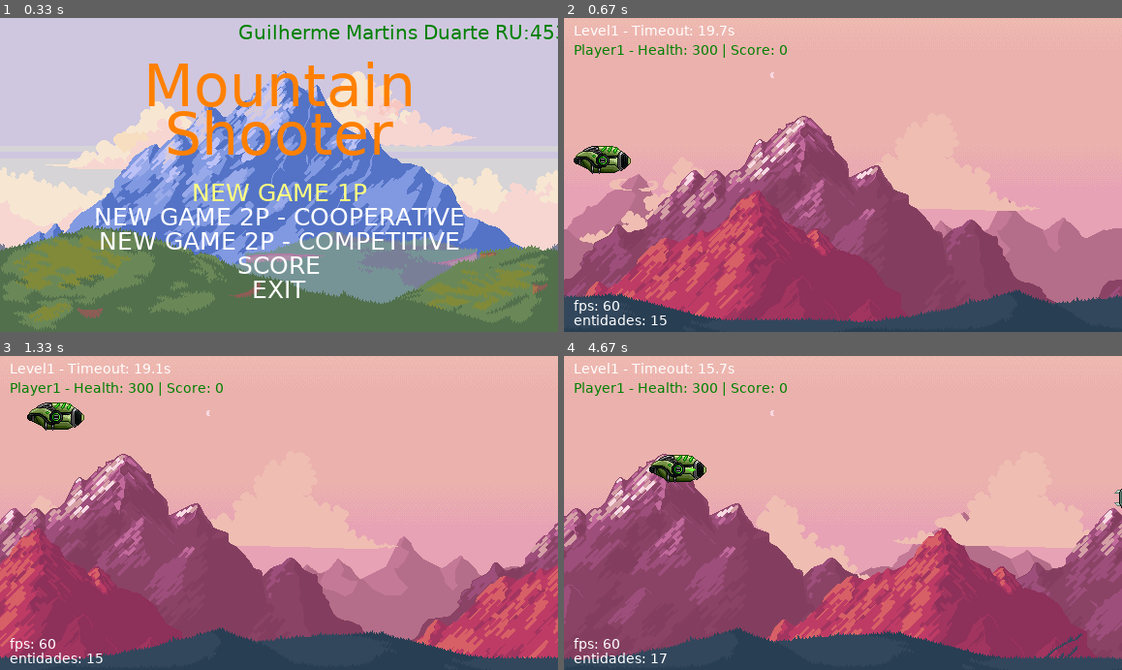
Above: before the commit, frames 1-4 (two rows, left to right).
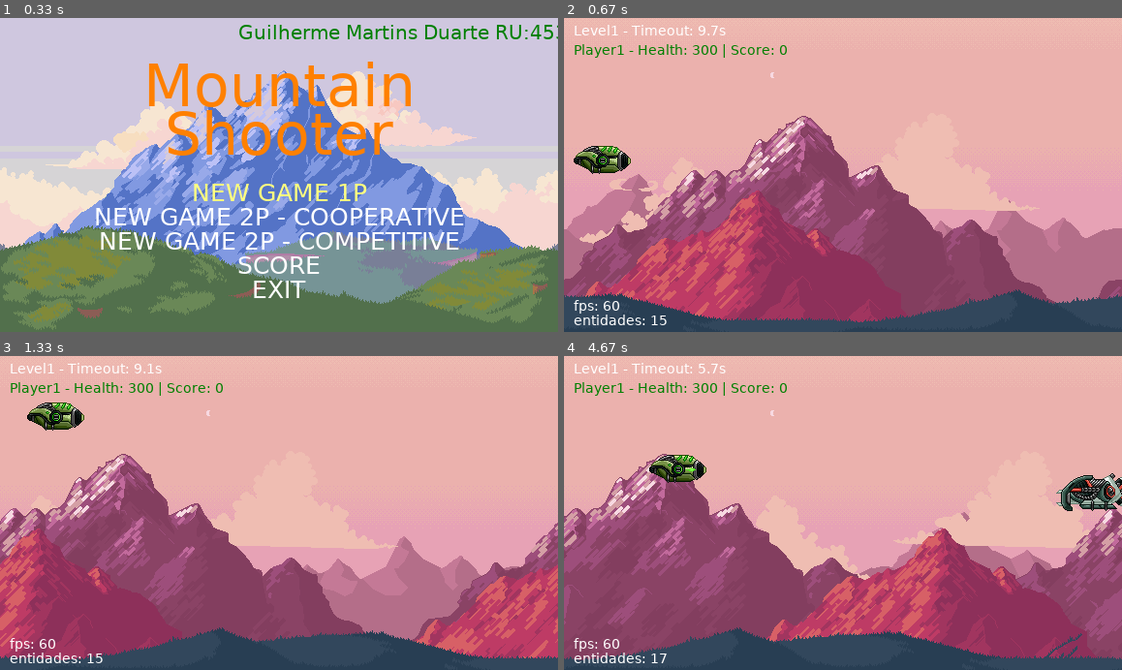
Above: after the commit, the same moments.

Repository: GuiMD/pygame_graduation
Game: pygame game, started from main.py
The game is run twice, just before and just after one commit, with the same random seed, the same clock (stepped at 60 frames per second) and the same inputs.
Inputs:
- Up to frame 1 (0.33 s): no input
- Up to frame 2 (0.67 s): tap Enter at 0.33 s
- Up to frame 3 (1.33 s): hold Up 0.67-1.13 s; hold Right from 1.22 s (still down); tap Right Ctrl at 1.28 s
- Up to frame 4 (4.67 s): tap Right Ctrl at 1.58, 1.78, 2.08, 2.35, 2.68, 2.98, 3.12, 3.52, 3.82, 4.18, 4.58 s; release Right at 1.68 s; hold Left 1.72-2.25 s; hold Down 2.28-2.58 s; hold Left 2.62-3.02 s; hold Up 3.05-3.42 s; hold Right 3.45-4.08 s; hold Down 4.12-4.48 s; hold Left from 4.52 s (still down)

Frame 1 is identical in both runs. In frame 2, less than 0.1% of the frame differs, in the area x 24-31%, y 2-6%; in frame 3, less than 0.1%; in frame 4, 1.1%, in the area x 24-100%, y 2-50%.

Commit message:
Creation of Enemy3 in the Factory, double the duration of Level3, generate only Enemy3 in Level3. Other changes in Const.py.
Signed-off-by: Guilherme.MD <gui.martins.duarte@gmail.com>

Diff:
--- a/code/Const.py
+++ b/code/Const.py
@@ -158,11 +158,12 @@
                     'Player2': pygame.K_LCTRL}
 
 # S
-SPAWN_TIME = 4000
+SPAWN_TIME = 3000
 
 # T
 TIMEOUT_STEP = 100  # 100ms
-TIMEOUT_LEVEL = 20000  # 20s
+TIMEOUT_LEVEL = 10000  # 10s
+
 # W
 WIN_WIDTH = 576
 WIN_HEIGHT = 324
--- a/code/Enemy.py
+++ b/code/Enemy.py
@@ -18,6 +18,7 @@
         if self.shot_delay == 0:
             self.shot_delay = ENTITY_SHOT_DELAY[self.name]
             return EnemyShot(name=f'{self.name}Shot', position=(self.rect.centerx, self.rect.centery))
+
 
 class Enemy3(Enemy):
     def __init__(self, name: str, position: tuple):
--- a/code/EntityFactory.py
+++ b/code/EntityFactory.py
@@ -4,7 +4,7 @@
 
 from code.Background import Background
 from code.Const import WIN_WIDTH, WIN_HEIGHT
-from code.Enemy import Enemy
+from code.Enemy import Enemy, Enemy3
 from code.Player import Player
 
 
@@ -40,4 +40,4 @@
             case 'Enemy2':
                 return Enemy('Enemy2', (WIN_WIDTH + 10, random.randint(40, WIN_HEIGHT - 40)))
             case 'Enemy3':
-                return Enemy('Enemy3', (WIN_WIDTH + 10, random.randint(40, WIN_HEIGHT - 40)))
+                return Enemy3('Enemy3', (WIN_WIDTH + 10, random.randint(40, WIN_HEIGHT - 40)))
--- a/code/Game.py
+++ b/code/Game.py
@@ -30,6 +30,7 @@
                     level_return = level.run(player_score)
                     if level_return:
                         level = Level(self.window, 'Level3', menu_return, player_score)
+                        level.timeout *= 2  # Dobra o tempo de Level 3
                         level_return = level.run(player_score)
                         if level_return:
                             score.save(menu_return, player_score)
--- a/code/Level.py
+++ b/code/Level.py
@@ -39,6 +39,7 @@
         pygame.mixer_music.set_volume(0.3)
         pygame.mixer_music.play(-1)
         clock = pygame.time.Clock()
+
         while True:
             clock.tick(60)
             for ent in self.entity_list:
@@ -57,7 +58,10 @@
                     pygame.quit()
                     sys.exit()
                 if event.type == EVENT_ENEMY:
-                    choice = random.choice(('Enemy1', 'Enemy2'))
+                    if self.name == 'Level3':
+                        choice = 'Enemy3'
+                    else:
+                        choice = random.choice(('Enemy1', 'Enemy2'))
                     self.entity_list.append(EntityFactory.get_entity(choice))
                 if event.type == EVENT_TIMEOUT:
                     self.timeout -= TIMEOUT_STEP
Binary file changed: DBScore
